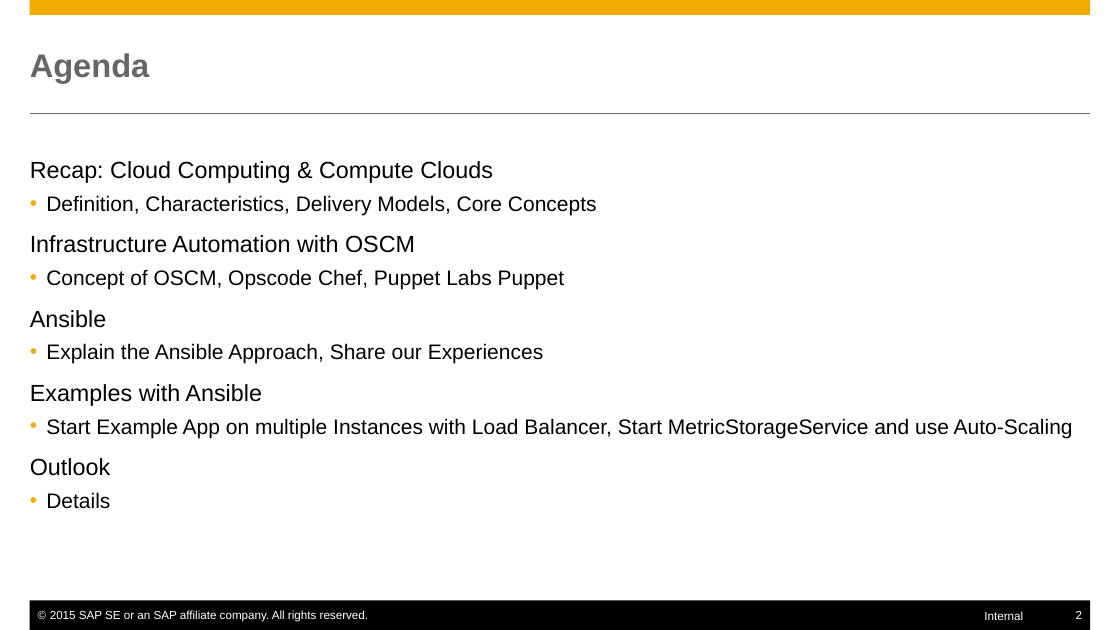
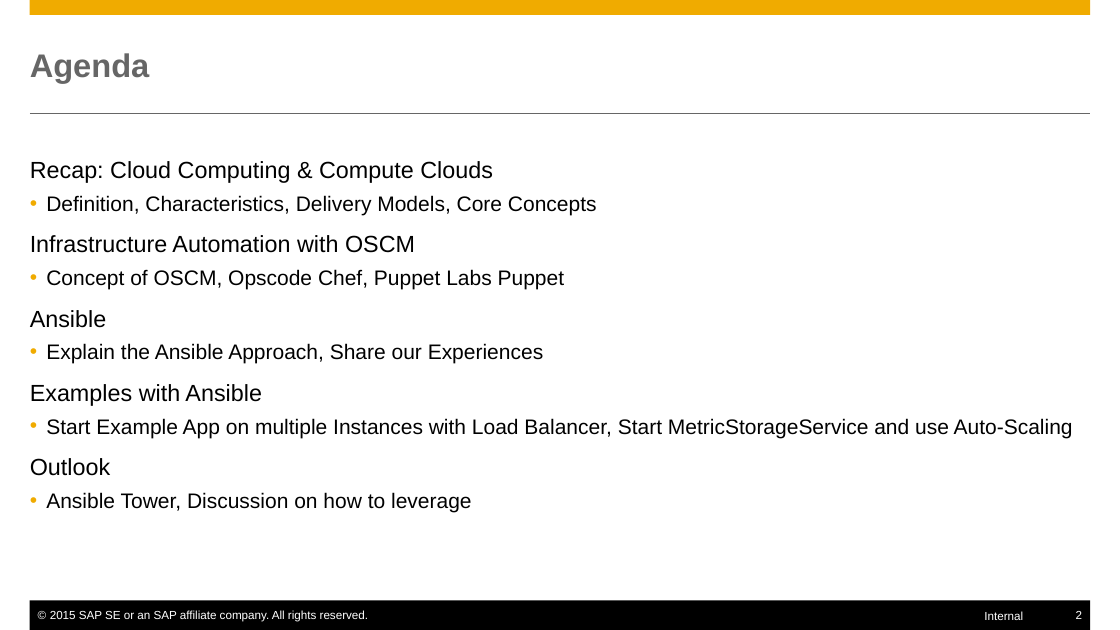
Before and after one commit to Hingo/ansible_meteor, a slide deck: slide 2 of presentation/slides.pptx. Drawn at 1120x630 pixels with LibreOffice and Linux fonts; fonts in the diff are those of the drawing. Boxes give left, top, right and bottom in pixels: in the first picture for what was removed or moved away, otherwise in the second. Text is boxed around its words. In the diff, an @@ line names an element or a change of style, - is before the commit and + after.

```diff
--- a/presentation/slides.pptx
+++ b/presentation/slides.pptx
@@ text at box(46, 492, 472, 512): text changed @@
-  • Details
+  • Ansible Tower, Discussion on how to leverage
```
Also in this commit, not shown: 2 other slides changed, 5 slides added, 1 slide removed.
